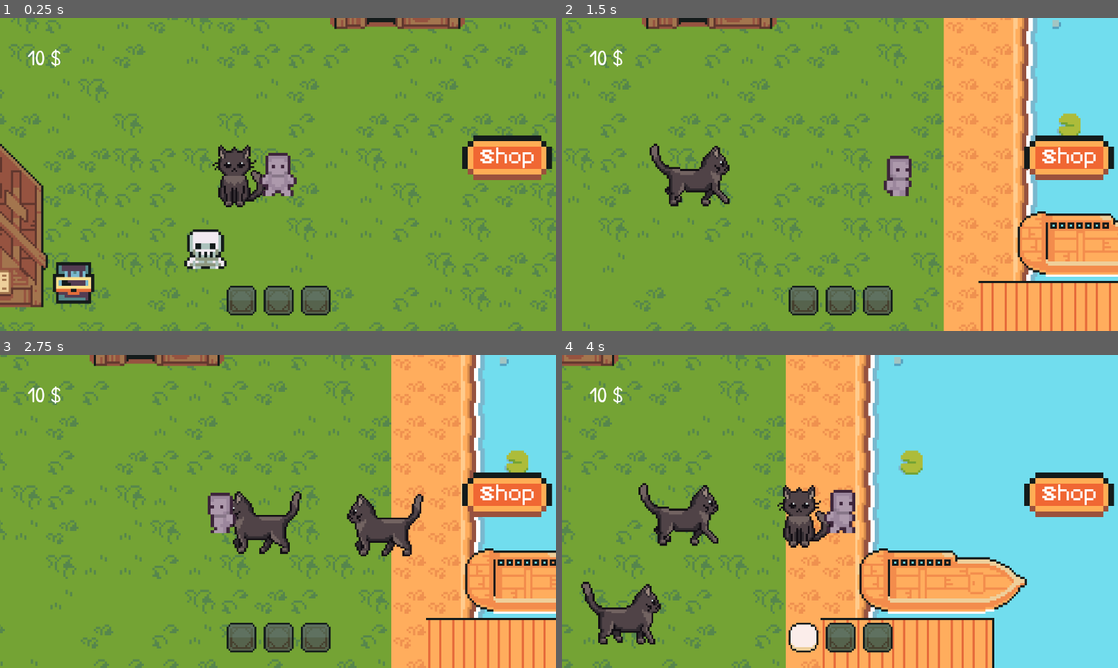
Above: before the commit, frames 1-4 (two rows, left to right).
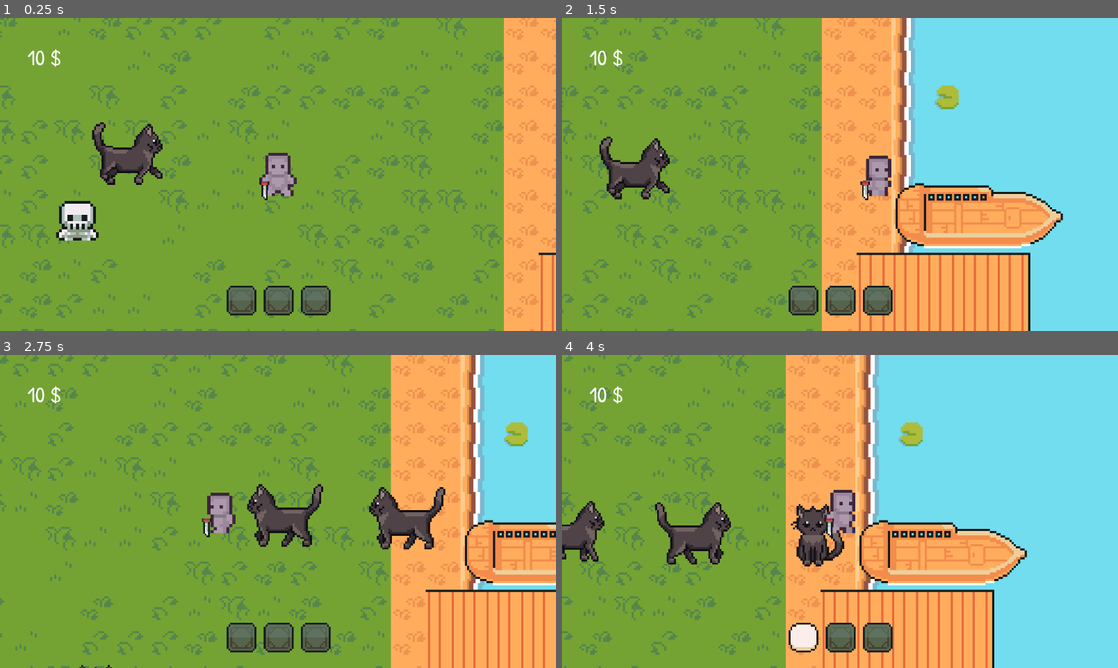
Above: after the commit, the same moments.

Repository: NileKnight1/tycoon
Game: Godot game, scene res://scenes/game.tscn
Same seed, same stepped clock (60 frames per second), same inputs: the game is played once before the commit and once after it.
Inputs (mouse positions are in pixels of both pictures, inside the frame that each line leads up to):
- Up to frame 1 (0.25 s): no input
- Up to frame 2 (1.5 s): tap Enter (ui_accept) at 0.5, 0.77 s; move the mouse to (962, 158) at 0.52 s; hold D (right) from 0.53 s (still down); click (962, 158) at 0.6 s; move the mouse to (728, 190) at 1.27 s; click (728, 190) at 1.35 s
- Up to frame 3 (2.75 s): tap Enter (ui_accept) at 1.52 s; move the mouse to (333, 442) at 2.02 s; release D (right) at 2.03 s; hold A (left) from 2.03 s (still down); hold E (interact) from 2.03 s (still down); click (333, 442) at 2.3 s
- Up to frame 4 (4 s): move the mouse to (812, 574) at 2.77 s; release A (left) at 2.78 s; release E (interact) at 2.78 s; hold D (right) from 2.78 s (still down); tap Shift (sprint) at 2.85 s; tap Enter (ui_accept) at 3.02, 3.77 s; click (812, 574) at 3.05 s; move the mouse to (1006, 558) at 3.52 s; tap 1 (t1) at 3.6 s; click (1006, 558) at 3.8 s

The runs differ from the first frame. In frame 1, 29% of the frame differs, in the area x 0-100%, y 0-100%; in frame 2, 50%; in frame 3, 22%; in frame 4, 23%.

Commit message:
Added hitting effect

Diff:
--- a/scenes/game.tscn
+++ b/scenes/game.tscn
@@ -13,6 +13,7 @@
 [ext_resource type="FontFile" uid="uid://b7faf6p2scur0" path="res://temp.ttf" id="8_gee14"]
 [ext_resource type="Texture2D" uid="uid://b2oor0dp6qlsn" path="res://assets/characters/skeleton/Walk.png" id="9_kvuet"]
 [ext_resource type="Texture2D" uid="uid://ljld8ffkol62" path="res://assets/characters/skeleton/Idle.png" id="10_trtic"]
+[ext_resource type="Texture2D" uid="uid://di3jel1j1infi" path="res://assets/items/Small Knife 2.png" id="13_suyxu"]
 [ext_resource type="Texture2D" uid="uid://cpvvhwucou8ci" path="res://assets/ui/button_normal.png" id="14_bt5mj"]
 [ext_resource type="Script" uid="uid://crgqk2rw0amg5" path="res://scripts/worker1.gd" id="14_trtic"]
 [ext_resource type="Texture2D" uid="uid://cgnicxvhdljcl" path="res://assets/interior/TilesetInteriorFloor.png" id="15_264po"]
@@ -807,7 +808,7 @@
 
 [node name="player1" parent="." instance=ExtResource("1_uwrxv")]
 z_index = 2
-position = Vector2(29, -1.0000001)
+position = Vector2(88.00001, 12.000002)
 scale = Vector2(1.44, 1.44)
 collision_layer = 202
 collision_mask = 74
@@ -815,6 +816,15 @@
 [node name="Camera2D" type="Camera2D" parent="player1"]
 zoom = Vector2(5, 5)
 position_smoothing_enabled = true
+
+[node name="hand" type="TextureRect" parent="player1"]
+offset_left = -5.555561
+offset_top = 2.0833323
+offset_right = -2.0833359
+offset_bottom = 8.449079
+texture = ExtResource("13_suyxu")
+expand_mode = 1
+stretch_mode = 5
 
 [node name="gui" type="CanvasLayer" parent="."]
 
@@ -903,6 +913,7 @@
 color = Color(0.9411765, 0.40392157, 0.2, 1)
 
 [node name="sell" type="TextureButton" parent="gui"]
+visible = false
 anchors_preset = -1
 anchor_left = 0.91200006
 anchor_top = 0.44700003
@@ -1090,6 +1101,10 @@
 
 [node name="cats" type="Node2D" parent="."]
 
+[node name="cooldown" type="Timer" parent="cats"]
+wait_time = 0.5
+one_shot = true
+
 [node name="cat" type="CharacterBody2D" parent="cats"]
 scale = Vector2(0.8751179, 0.89774454)
 collision_layer = 16
--- a/scripts/cat.gd
+++ b/scripts/cat.gd
@@ -2,6 +2,9 @@
 
 @export var speed: float = 70
 @onready var taskbar = $"../../gui/taskbar"
+@onready var inventory = $"../../gui/inventory"
+#@onready var cooldown = $"../cooldown"
+@onready var game = $"../.."
 
 var player: Node2D
 var ch: AnimatedSprite2D
@@ -10,11 +13,14 @@
 
 
 func _ready() -> void:
+
 	player = $"../../player1"
 	ch = $ch
 
 
 func _physics_process(delta: float) -> void:
+	#print(cooldown.wait_time)
+
 	if player == null:
 		return
 
@@ -56,11 +62,6 @@
 	hitbox = 0
 
 func _input(event: InputEvent) -> void:
-	if Input.is_action_just_pressed("action") and hitbox == 1:
-		for i in taskbar.get_children():
-			if i.button_pressed && i.get_child(0).texture == load("res://assets/items/Small Knife.png") :
-				health -= 1
-				break
 
-	if(!health):
-		self.queue_free()
+	if Input.is_action_just_pressed("action"):
+		game.hit(self)
--- a/scripts/game.gd
+++ b/scripts/game.gd
@@ -23,10 +23,16 @@
 @onready var houses = $map/tilemaps/houses
 @onready var taskbar = $gui/taskbar
 
+@onready var cooldown = $cats/cooldown
+
+
 var play_pos
 
 # Called when the node enters the scene tree for the first time.
 func _ready() -> void:
+	#cooldown.start()
+
+
 	#print(workers)
 	#chests.start()
 	#print("bruhhhh")
@@ -41,6 +47,8 @@
 	#print(chest1.is_ready)
 	#print(player.position)
 	#play_pos = player.position
+	#print(cooldown.wait_time)
+
 
 	pass
 
@@ -127,7 +135,6 @@
 
 
 
-
 func _on_sell_button_up() -> void:
 	sell_button_text.position.y = 218
 	#print(sell_button_text.position.y)
@@ -152,3 +159,30 @@
 		for i in taskbar.get_children():
 			if(i.get_index() == 2): continue
 			i.button_pressed = 0
+
+func hit(cat):
+
+	if inventory.inventory_opened: return
+
+	if 1:
+		if cooldown.time_left: return
+		#print(cooldown.time_left)
+
+		cooldown.start(0.5)
+
+
+
+
+		player.get_node("hand").position.y += 3
+		await get_tree().create_timer(0.1).timeout
+		player.get_node("hand").position.y -= 3
+
+		if(!cat.hitbox): return
+
+		for i in taskbar.get_children():
+			if i.button_pressed && i.get_child(0).texture == load("res://assets/items/Small Knife.png") :
+				cat.health -= 1
+				break
+
+		if(!cat.health):
+			cat.queue_free()
--- a/scripts/inventory.gd
+++ b/scripts/inventory.gd
@@ -6,8 +6,6 @@
 
 
 var inventory_opened = 0
-
-
 
 var inventory_items = [
 	#{"name": "Apple", "amount":  7},
Binary file added: assets/items/Small Knife 2.png
Not shown, added: assets/items/Small Knife 2.png.import
Not shown: 1 places in scenes/game.tscn that only renumber resources
